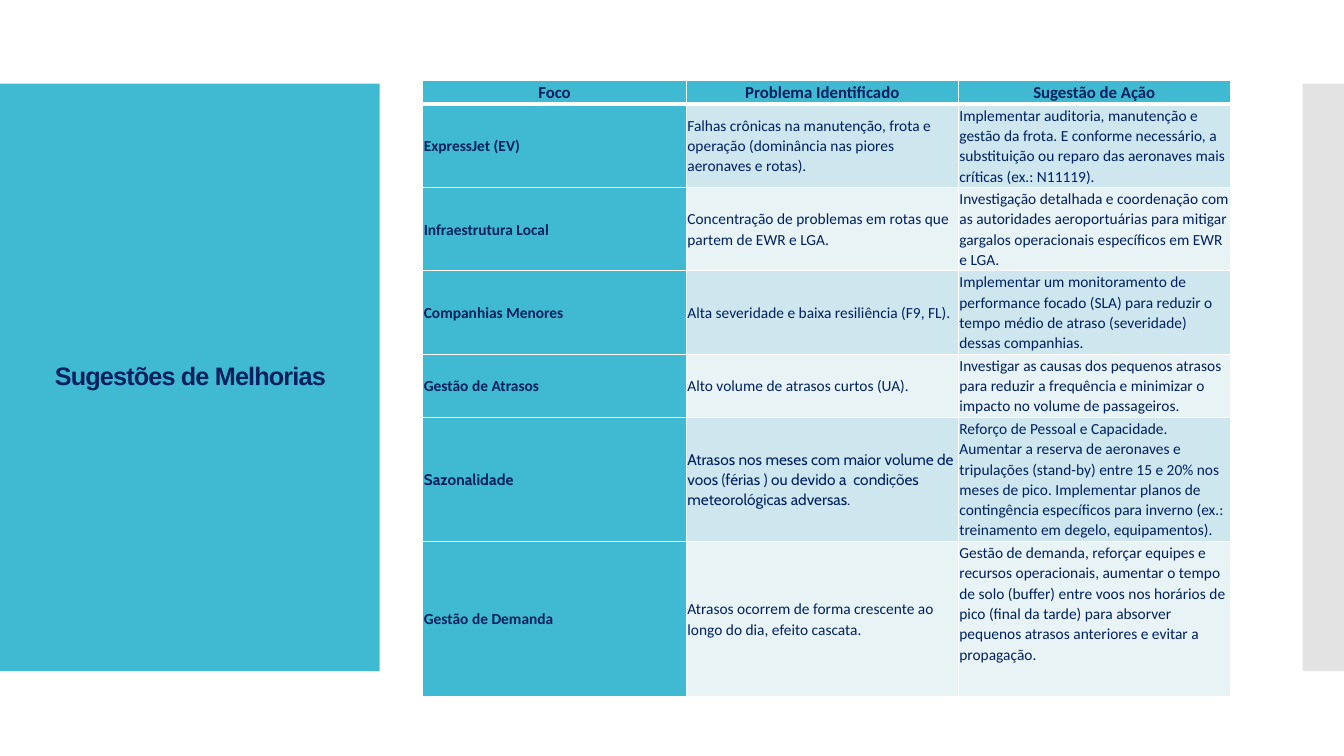
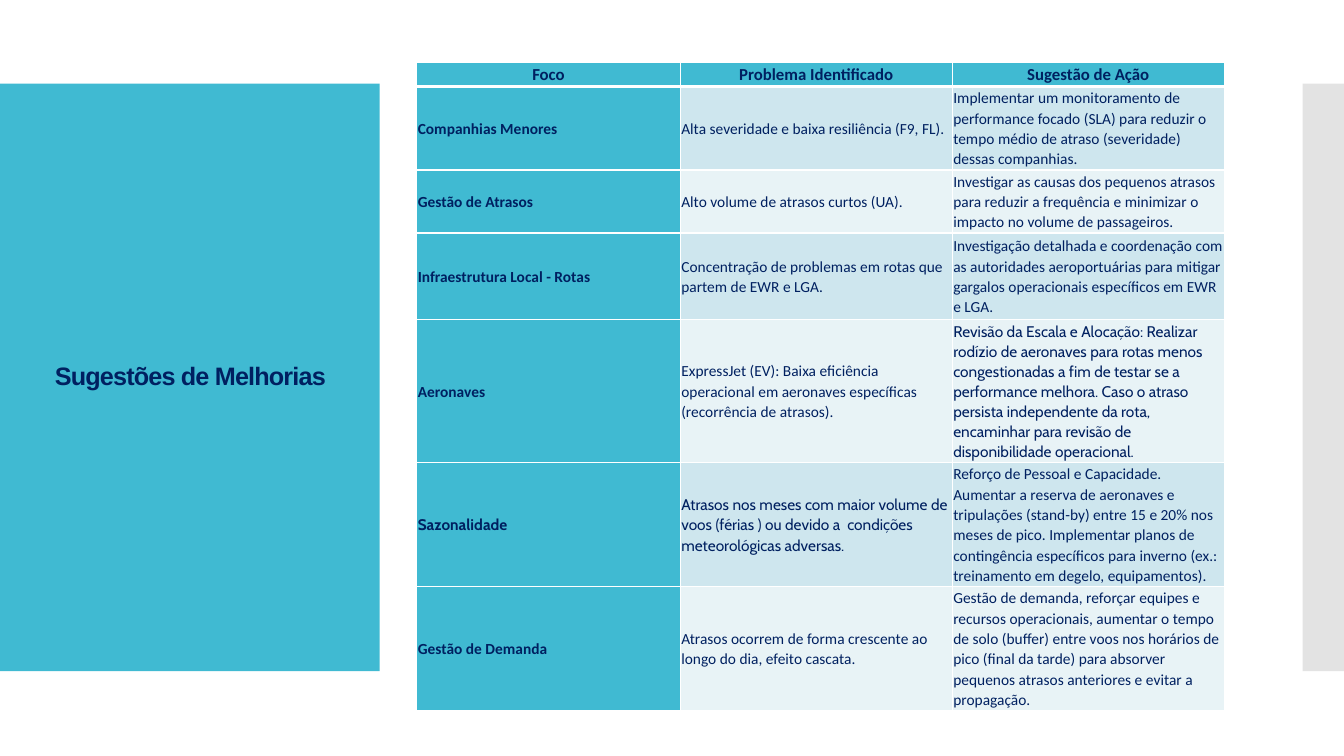
Before and after one commit to lilyansoares-lab/Atrasos_Voos, a slide deck: slide 9 of Análise Exploratoria de Dados - Atrasos Voos.pptx. Drawn at 1344x756 pixels with LibreOffice and Linux fonts; fonts in the diff are those of the drawing. Boxes give left, top, right and bottom in pixels: in the first picture for what was removed or moved away, otherwise in the second. Text is boxed around its words. In the diff, an @@ line names an element or a change of style, - is before the commit and + after.

```diff
--- a/Análise Exploratoria de Dados - Atrasos Voos.pptx
+++ b/Análise Exploratoria de Dados - Atrasos Voos.pptx
@@ table at [416,63,1224,712] @@
-row 2: ExpressJet (EV) | Falhas crônicas na manutenção, frota e operação (dominância nas piores aeronaves e rotas). | Implementar auditoria, manutenção e gestão da frota. E conforme necessário, a substituição ou reparo das aeronaves mais críticas (ex.: N11119).
-row 3: Infraestrutura Local | Concentração de problemas em rotas que partem de EWR e LGA. | Investigação detalhada e coordenação com as autoridades aeroportuárias para mitigar gargalos operacionais específicos em EWR e LGA.
+row 4: Infraestrutura Local - Rotas | Concentração de problemas em rotas que partem de EWR e LGA. | Investigação detalhada e coordenação com as autoridades aeroportuárias para mitigar gargalos operacionais específicos em EWR e LGA.
+row 5: Aeronaves | ExpressJet (EV): Baixa eficiência operacional em aeronaves específicas (recorrência de atrasos). | Revisão da Escala e Alocação: Realizar rodízio de aeronaves para rotas menos congestionadas a fim de testar se a performance melhora. Caso o atraso persista independente da rota, encaminhar para revisão de disponibilidade operacional.
@@ table: place and size @@
-table at [422,80,1230,675]
+table at [416,63,1224,712]
```
Also in this commit, not shown: 2 other slides changed.
